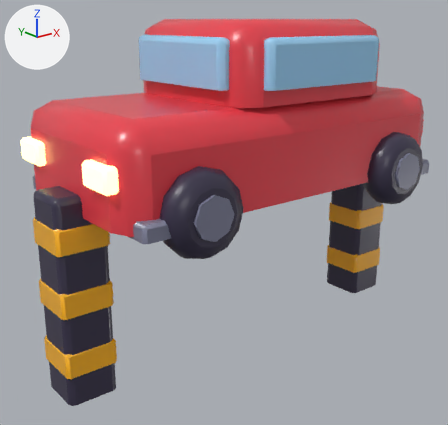
Renders of the FBX model world_overhaul/export/vehicles/Garage_CarLift.fbx from each side of a commit.
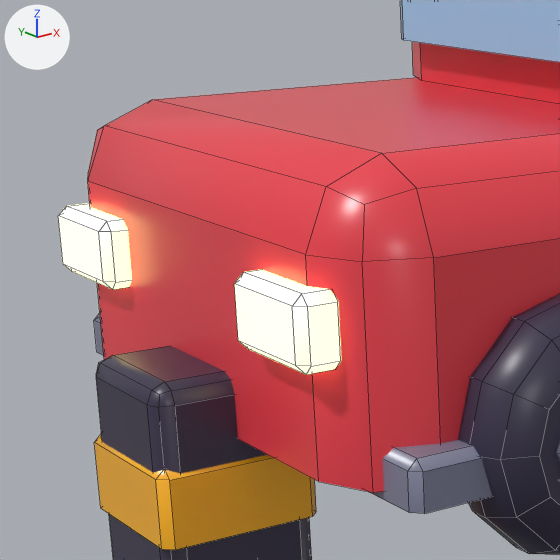
Each version is shown whole from a 50 mm camera at (-8.51, -10.06, 6.92) aimed at (-0.39, 0.08, 2.86), then close up on the part from 0% to 44% of the width and 15% to 61% of the height. Lighting does not change. The marker at upper left points along +X, +Y and +Z. The older version's two pictures come first. The close-ups show mesh edges as thin lines.

In view in the first close-up: 'Garage_CarLift', 'Garage_CarLift_Glow_GLOW_WARM'.
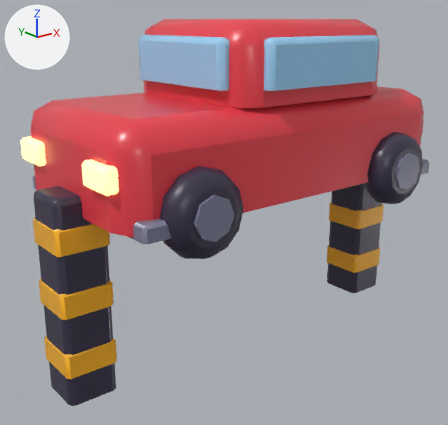
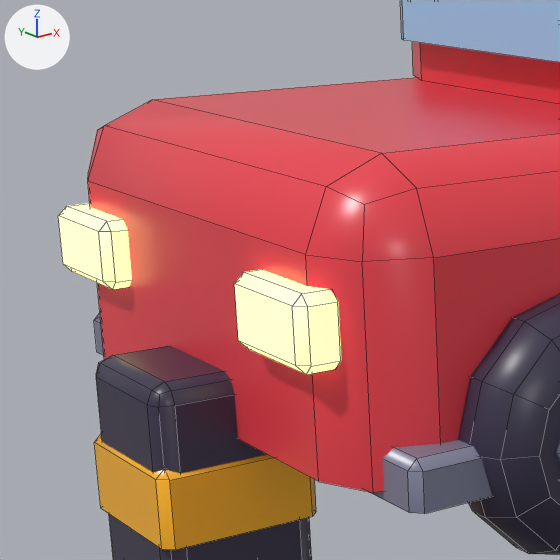
Where the change shows, as pixel boxes (x1, y1, x2, y2) in the close-ups (560 x 560 px):
'Garage_CarLift_Glow_GLOW_WARM', surface changed: (58, 203, 341, 375) in both

The change, as a diff of the scene's bpy script:
```diff
--- a/world_overhaul/export/vehicles/Garage_CarLift.fbx.py
+++ b/world_overhaul/export/vehicles/Garage_CarLift.fbx.py
@@ mat_wo_glow_glow_warm @@
 mat_wo_glow_glow_warm.emission_color = (1.0, 0.839, 0.352)  # yellow #ffeca0
-mat_wo_glow_glow_warm.emission_strength = 2.0
+mat_wo_glow_glow_warm.emission_strength = 1.2
```
